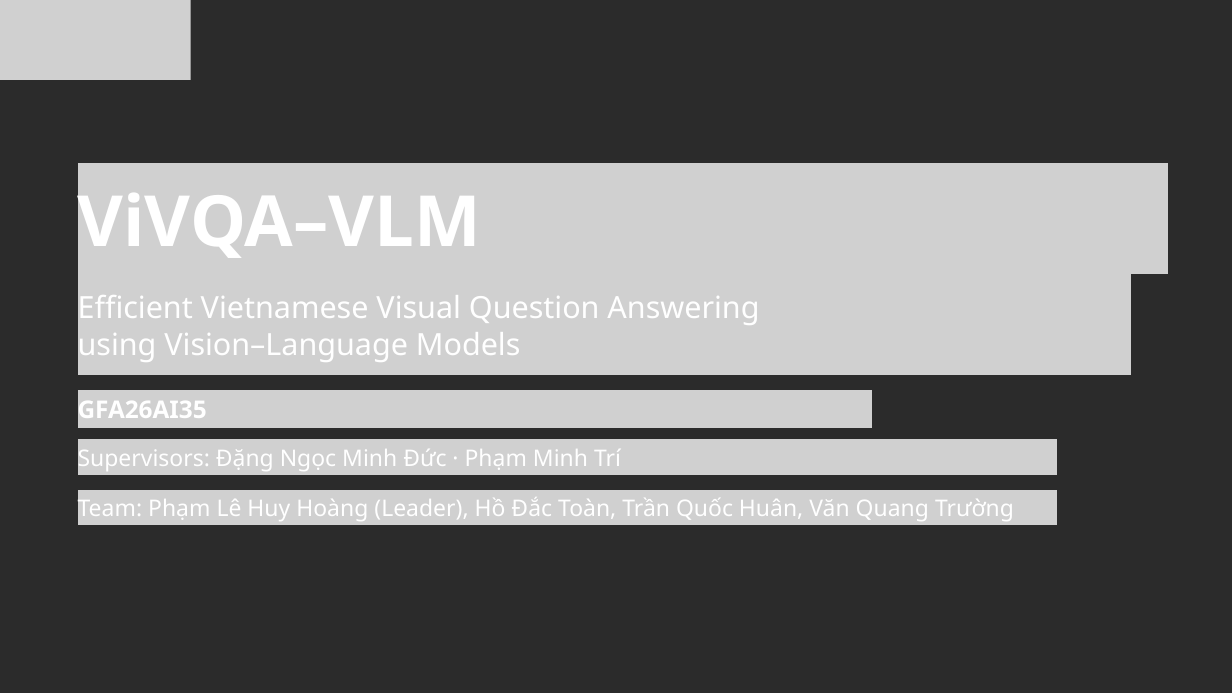
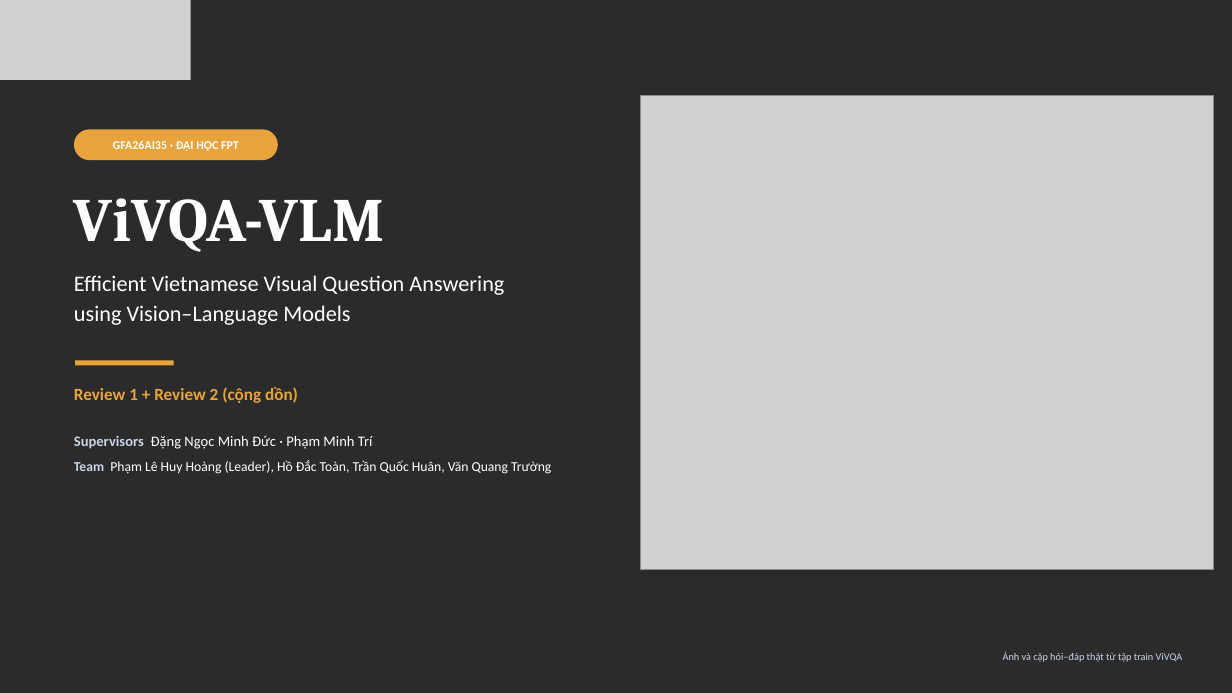
Before and after one commit to PLHGNAOH/ViVQA-VLM, a slide deck: slide 1 of docs/04_slides/cumulative/ViVQA-VLM_Review1-2_KLTN.pptx. Drawn at 1232x693 pixels with LibreOffice and Linux fonts; fonts in the diff are those of the drawing; grey boxes stand for pictures; background and template pictures are left out; a plain dark background stands for a picture behind light text. Boxes give left, top, right and bottom in pixels: in the first picture for what was removed or moved away, otherwise in the second. Text is boxed around its words. In the diff, an @@ line names an element or a change of style, - is before the commit and + after.

```diff
--- a/docs/04_slides/cumulative/ViVQA-VLM_Review1-2_KLTN.pptx
+++ b/docs/04_slides/cumulative/ViVQA-VLM_Review1-2_KLTN.pptx
@@ picture added at [641, 95, 1214, 570] @@
@@ rounded rectangle added at [74, 129, 278, 160], fill #E8A33D, 14 pt, text #FFFFFF, bold @@
+GFA26AI35 · ĐẠI HỌC FPT
@@ text "ViVQA-VLM" at [74, 198, 384, 252]: vertical alignment middle to top @@
@@ picture removed at [78, 163, 1168, 274] @@
@@ text at [74, 198, 384, 252]: text changed; size 82.5 to 72 pt; font Noto Sans to Cambria @@
-ViVQA–VLM
+ViVQA-VLM
@@ text "Efficient Vietnamese Visual Question Answering": place and size @@
-text "Efficient Vietnamese Visual Question Answering" at [78, 295, 759, 362]
+text "Efficient Vietnamese Visual Question Answering" at [74, 275, 504, 325]
@@ text "Efficient Vietnamese Visual Question Answering" at [74, 275, 504, 325]: size 35.7 to 26 pt, font Noto Sans to Calibri; line spacing 42.8pt to 1.06; more space between paragraphs; vertical alignment middle to top @@
@@ picture removed at [78, 274, 1131, 375] @@
@@ picture removed at [78, 274, 1131, 375] @@
@@ text added at [74, 387, 298, 403], 20 pt, text #E8A33D, bold @@
+Review 1 + Review 2 (cộng dồn)
@@ rectangle added at [75, 360, 174, 365], fill #E8A33D @@
@@ picture removed at [78, 390, 872, 428] @@
@@ text removed at [78, 401, 207, 418] @@
-GFA26AI35
@@ text "Supervisors Đặng Ngọc Minh Đức ..." at [74, 435, 551, 474]: vertical alignment middle to top @@
@@ text at [74, 435, 551, 474]: text changed; size 26.8 to 16 pt; font Noto Sans to Calibri @@
-Team: Phạm Lê Huy Hoàng (Leader), Hồ Đắc Toàn, Trần Quốc Huân, Văn Quang Trường
+Supervisors Đặng Ngọc Minh Đức · Phạm Minh Trí
+Team Phạm Lê Huy Hoàng (Leader), Hồ Đắc Toàn, Trần Quốc Huân, Văn Quang Trường
@@ picture removed at [78, 440, 1057, 475] @@
@@ picture removed at [78, 439, 1057, 475] @@
@@ text removed at [78, 449, 621, 471] @@
-Supervisors: Đặng Ngọc Minh Đức · Phạm Minh Trí
@@ picture removed at [78, 490, 1057, 525] @@
@@ picture removed at [78, 490, 1057, 525] @@
@@ text added at [1003, 652, 1183, 662], 12 pt, text #C8D6E6 @@
+Ảnh và cặp hỏi–đáp thật từ tập train ViVQA
```
Also in this commit, not shown: 37 other slides changed, 4 slides removed, 3 other files.
